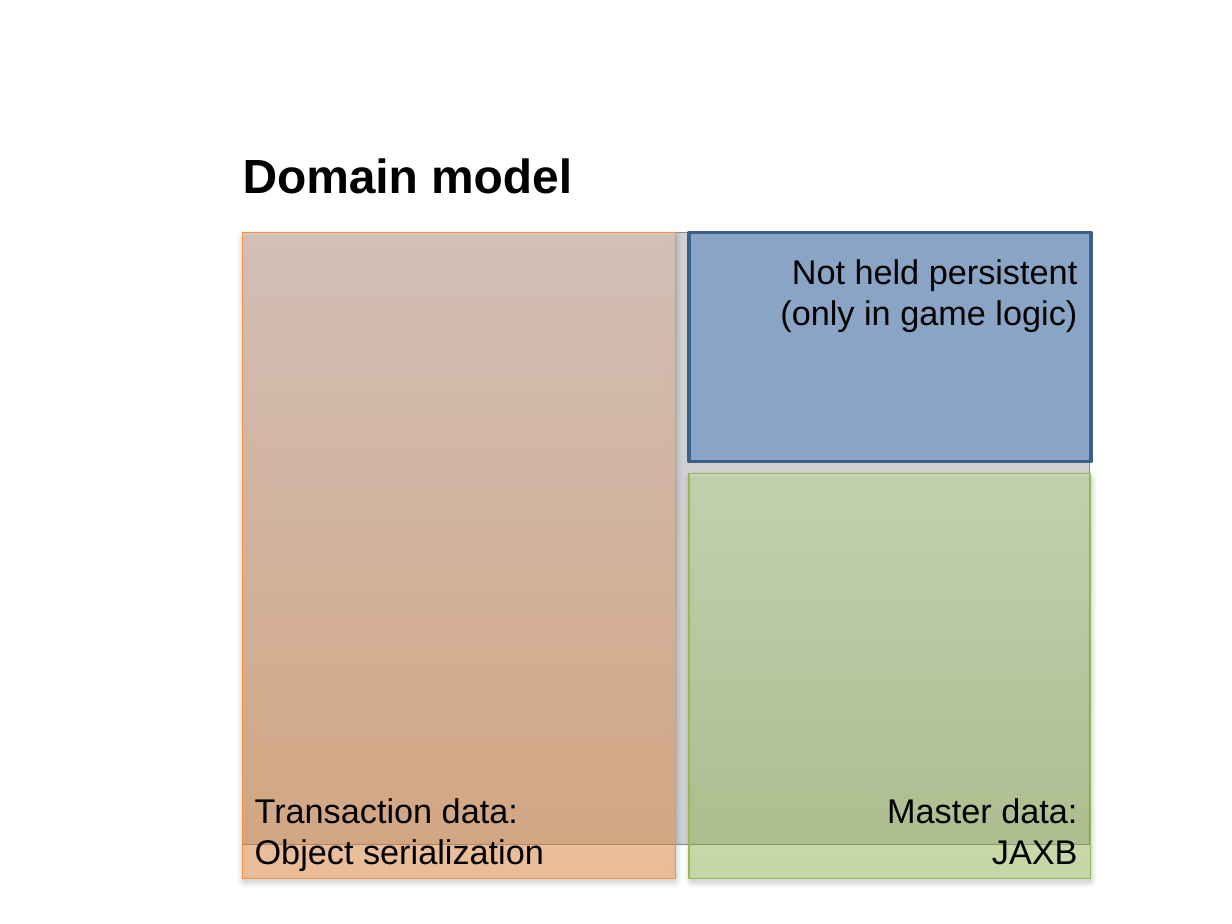
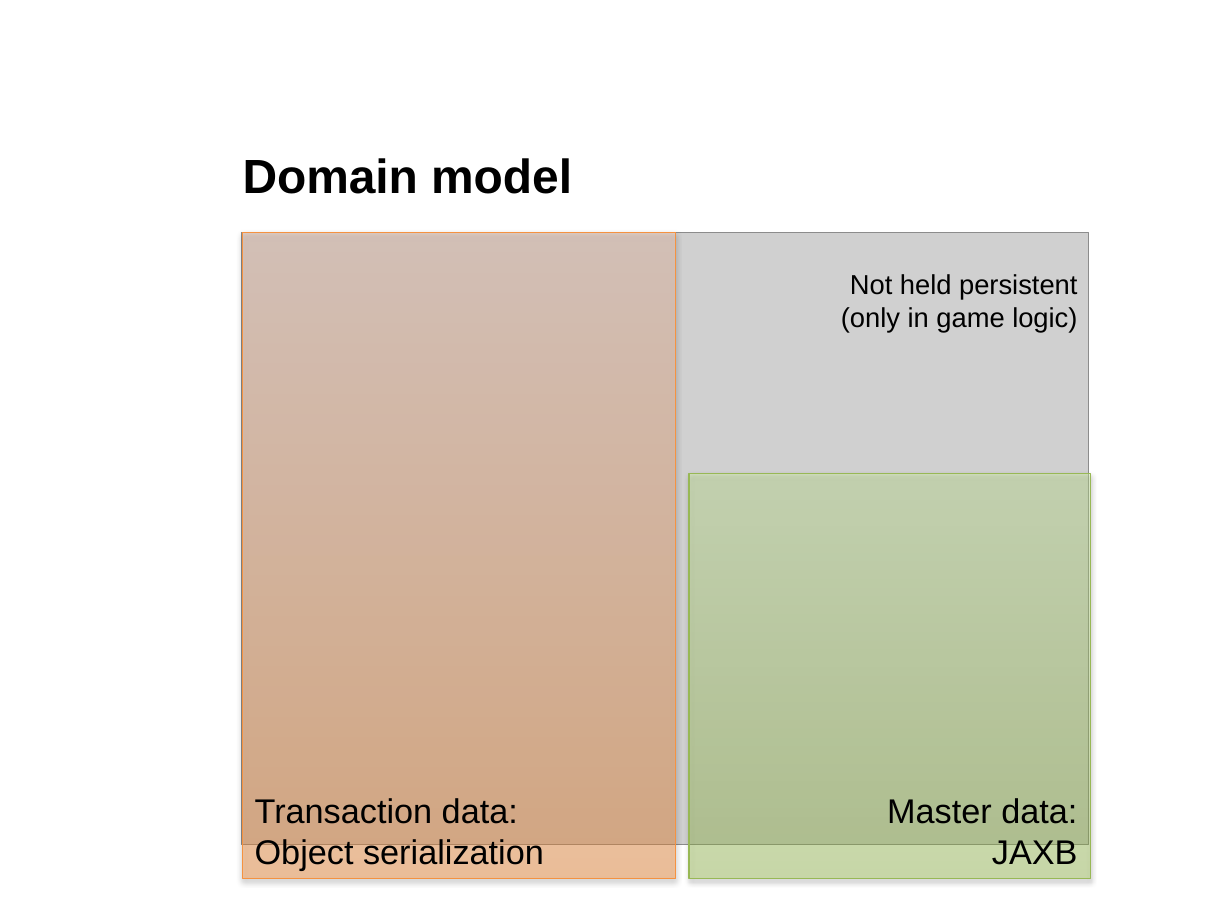
Before and after one commit to boskoop/comet-pinball, a slide deck: slide 15 of doc/presentation/presentation.pptx. Drawn at 1232x924 pixels with LibreOffice and Linux fonts; fonts in the diff are those of the drawing; grey boxes stand for pictures; background and template pictures are left out. Boxes give left, top, right and bottom in pixels: in the first picture for what was removed or moved away, otherwise in the second. Text is boxed around its words. In the diff, an @@ line names an element or a change of style, - is before the commit and + after.

Commit message:
updated presentation

```diff
--- a/doc/presentation/presentation.pptx
+++ b/doc/presentation/presentation.pptx
@@ rectangle removed at [689,233,1090,462] @@
@@ text "Not held persistent": place and size @@
-text "Not held persistent" at [780,259,1077,332]
+text "Not held persistent" at [841,274,1077,333]
@@ text "Not held persistent" at [841,274,1077,333]: size 20 to 16 pt @@
```
Also in this commit, not shown: 2 other slides changed.
